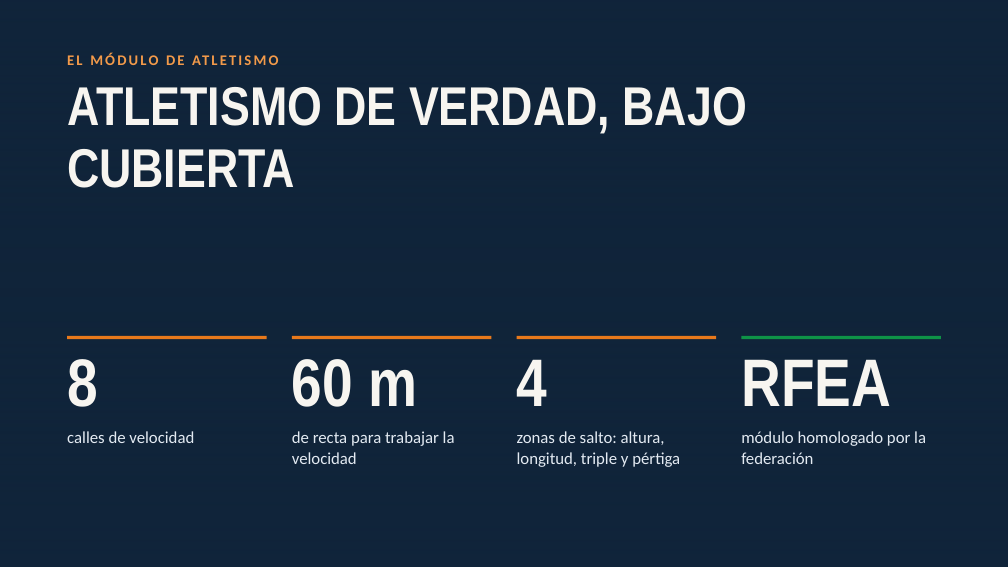
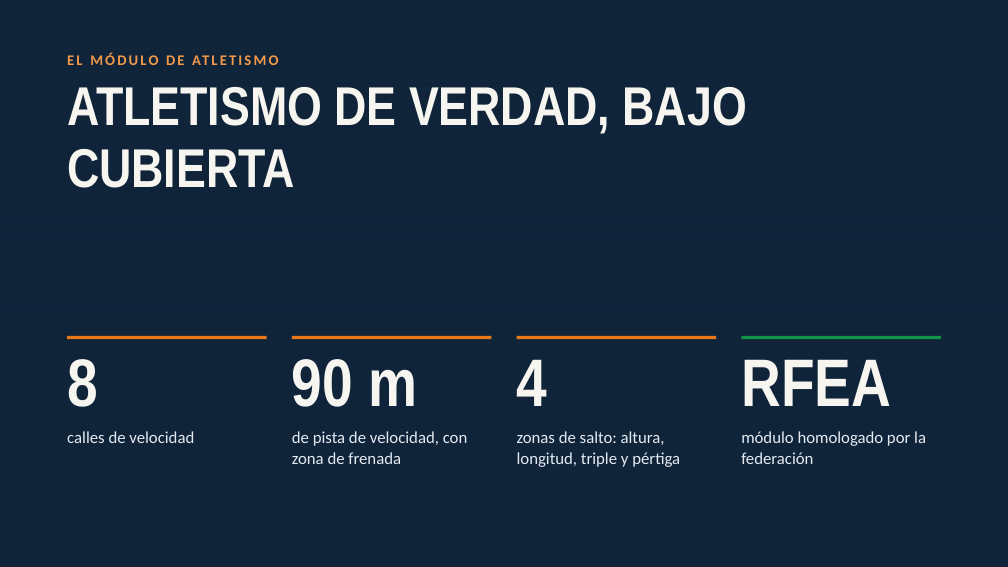
Before and after one commit to federacionatletismoclm-cyber/proyecto_modulo, a slide deck: slide 7 of exportacion/Presentacion_Mejora_Pistas_Multideporte.pptx. Drawn at 1008x567 pixels with LibreOffice and Linux fonts; fonts in the diff are those of the drawing; background and template pictures are left out. Boxes give left, top, right and bottom in pixels: in the first picture for what was removed or moved away, otherwise in the second. Text is boxed around its words. In the diff, an @@ line names an element or a change of style, - is before the commit and + after.

```diff
--- a/exportacion/Presentacion_Mejora_Pistas_Multideporte.pptx
+++ b/exportacion/Presentacion_Mejora_Pistas_Multideporte.pptx
@@ text at (292, 359, 418, 407): text changed @@
-60 m
+90 m
@@ text at (292, 431, 468, 464): text changed @@
-de recta para trabajar la velocidad
+de pista de velocidad, con zona de frenada
```
Also in this commit, not shown: 1 slide added, 7 other files.
